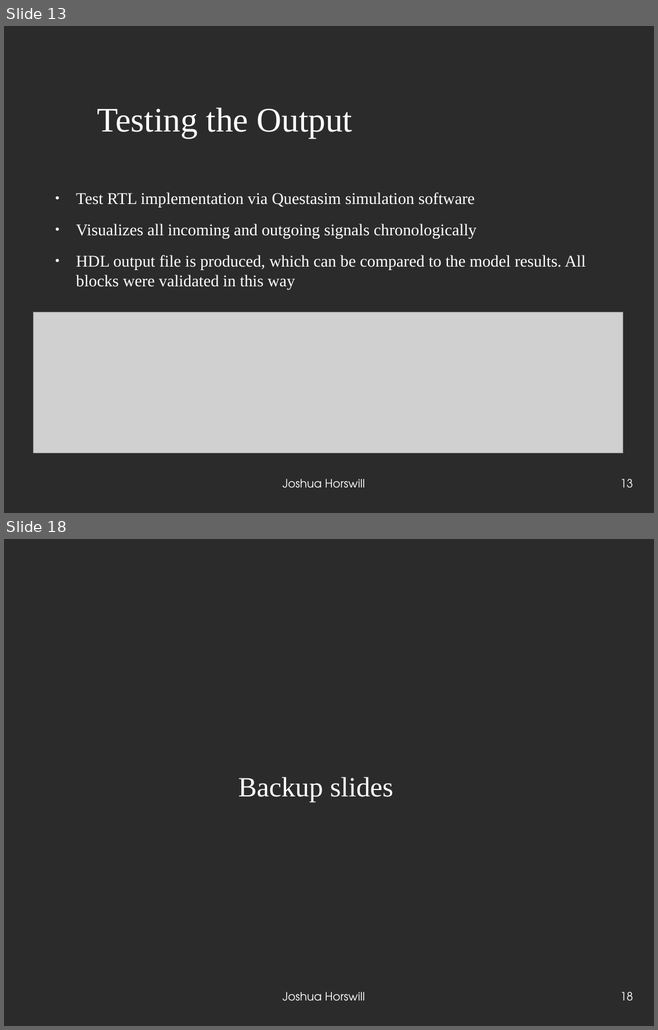
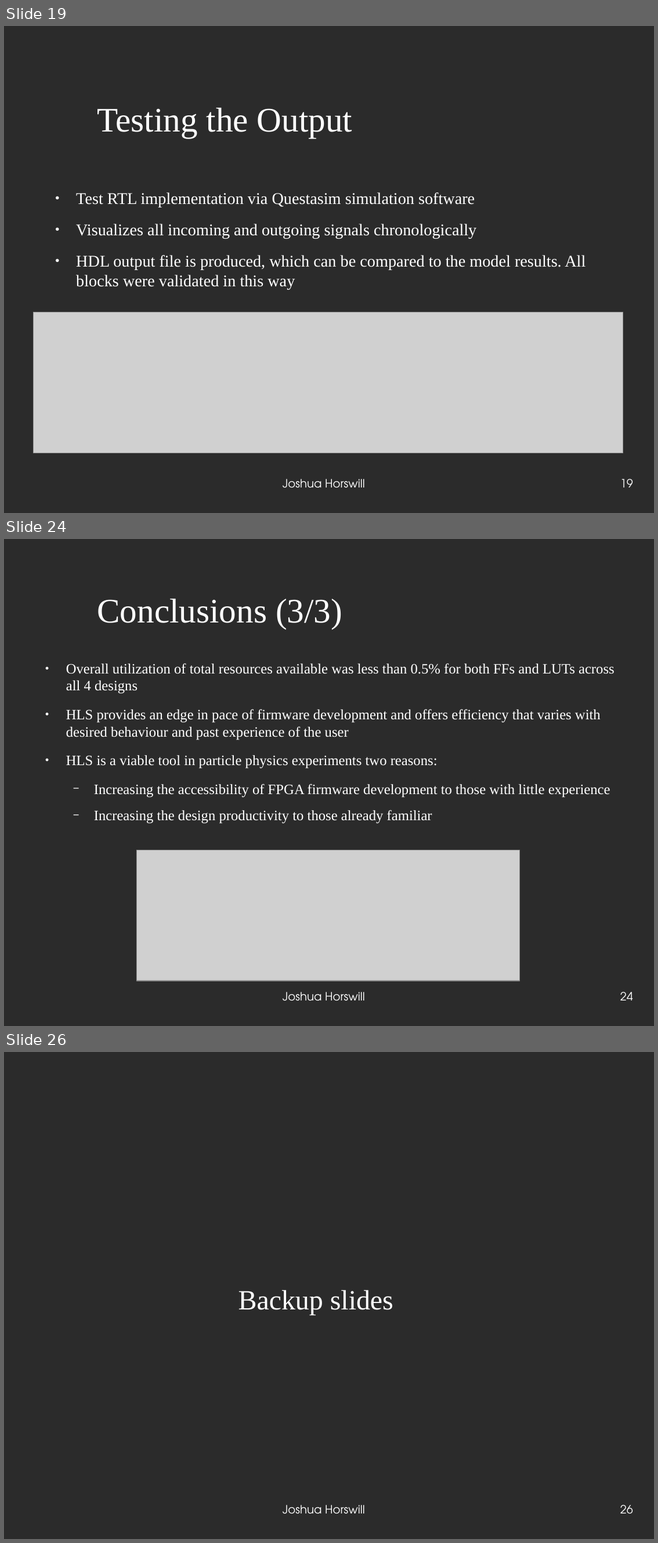
Before and after one commit to JoshCodesPhysics/dune_project, a slide deck: dune_notes/dune_pres/dune_project_pres.odp. Shown one above the other, each under a label of ours: slides 13 and 18 before the commit, slides 19, 24 and 26 after it; the slides between them are not shown. The pictures are 658x1030 and 658x1543 pixels, drawn with LibreOffice and Linux fonts; fonts in the diff are those of the drawing; grey boxes stand for pictures; background and template pictures are left out; a plain dark background stands for a picture behind light text. Boxes give left, top, right and bottom in pixels: in the first picture for what was removed or moved away, otherwise in the second. Text is boxed around its words. In the diff, an @@ line names an element or a change of style, - is before the commit and + after.

```diff
--- a/dune_notes/dune_pres/dune_project_pres.odp
+++ b/dune_notes/dune_pres/dune_project_pres.odp
@@ slide 24 added at <box>4,539,654,1026</box>, background picture (left out) @@
@@ title added at <box>97,599,342,629</box>, 42 pt, text #FFFFFF @@
+Conclusions (3/3)
@@ text added at <box>66,663,614,824</box>, 17.5 pt, text #FFFFFF @@
+● Overall utilization of total resources available was less than 0.5% for both FFs and LUTs across all 4 designs
+● HLS provides an edge in pace of firmware development and offers efficiency that varies with desired behaviour and past experience of the user
+● HLS is a viable tool in particle physics experiments two reasons:
+  − Increasing the accessibility of FPGA firmware development to those with little experience
+  − Increasing the design productivity to those already familiar
@@ picture added at <box>137,850,520,981</box> @@
@@ text added at <box>282,992,365,1001</box>, 14 pt, text #FFFFFF @@
+Joshua Horswill
@@ page number added at <box>620,992,633,1001</box>, 14 pt, text #FFFFFF @@
+24
@@ what was slide 13 is now slide 19 @@
@@ page number at <box>620,479,633,488</box>: text changed @@
-13
+19
@@ what was slide 18 is now slide 26 @@
@@ page number at <box>620,1505,633,1514</box>: text changed @@
-18
+26
```
Also in this commit, not shown: 11 slides changed, 8 other slides added, 1 slide removed, 4 other files.
